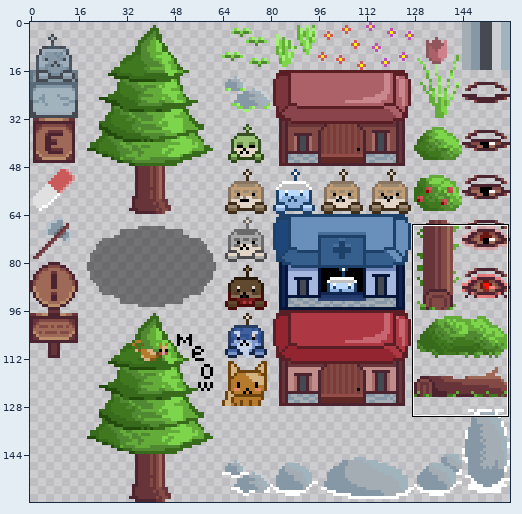
Sprite sheet -- Shallow Depths/Assets/Art Related/Sprites/Objects.png. The first picture is a wide view before the edit; the outline marks the close-up.
Close-up. Before the commit:
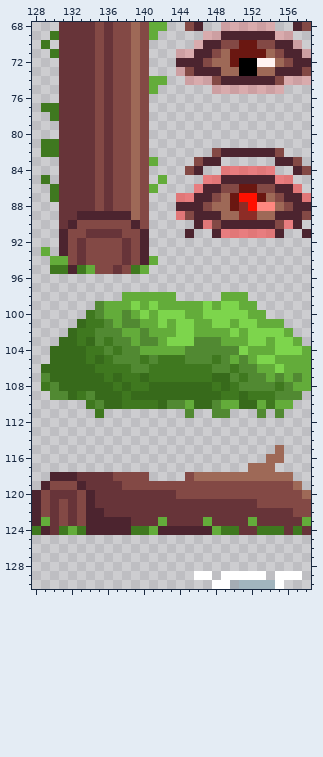
The file is 160x160 pixels. Pixels under 10% opacity are left out. Colours within 5 levels of each other are drawn and written as one. Shown: x 128..158, y 68..130.
After:
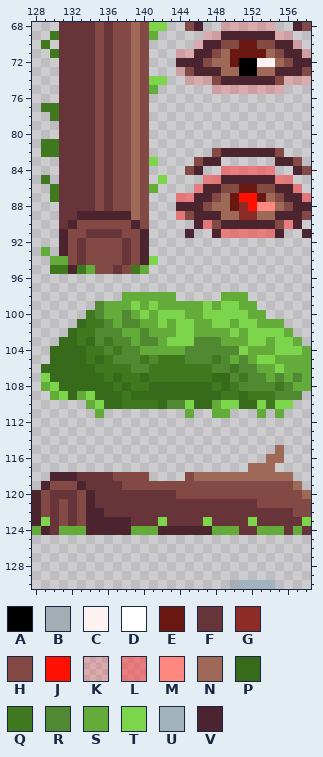
Palette (. is transparent): A #000000  B #a4acb4  C #fff3f2  D #ffffff  E #6a1711  F #673439  G #8d2c26  H #834945  J #ff1000  K #ff3b3b3c  L #ff3b3b8b  M #ff8880  N #9e6957  P #376a1b  Q #3f781f  R #518932  S #63ac3a  T #7dd54c  U #a1b4be  V #4c242f
From the commit log: Forgot Export
Changes in this commit:
y 68: x 141..142 SS -> TT
y 74: x 141..142 SS -> TT
y 83: x 141 S -> T
y 85: x 142 S -> T
y 94: x 141 S -> T
y 107: x 129 R -> T
y 108: x 129..130 QR -> ST
y 109: x 130..131 RR -> ST; x 133..134 QR -> ST
y 110: x 134..135 QR -> ST; x 145 S -> T; x 148..150 RSS -> STT; x 153 S -> T; x 155..156 SS -> TT
y 111: x 135 Q -> S; x 145 R -> S; x 148..149 RR -> SS; x 153 R -> S; x 155 R -> S
y 123: x 129 S -> T; x 142 S -> T; x 147 S -> T; x 152 S -> T; x 158 S -> T
y 124: x 128 Q -> S; x 131 Q -> S; x 133 Q -> S; x 139..140 QQ -> SS; x 149..150 QQ -> SS; x 153..155 QQQ -> SSS; x 157 Q -> S
y 129: x 146..147 DD -> ..; x 149..153 DDDDD -> .....; x 155..157 DDD -> ...
y 130: x 148..149 DD -> ..; x 155 D -> .
